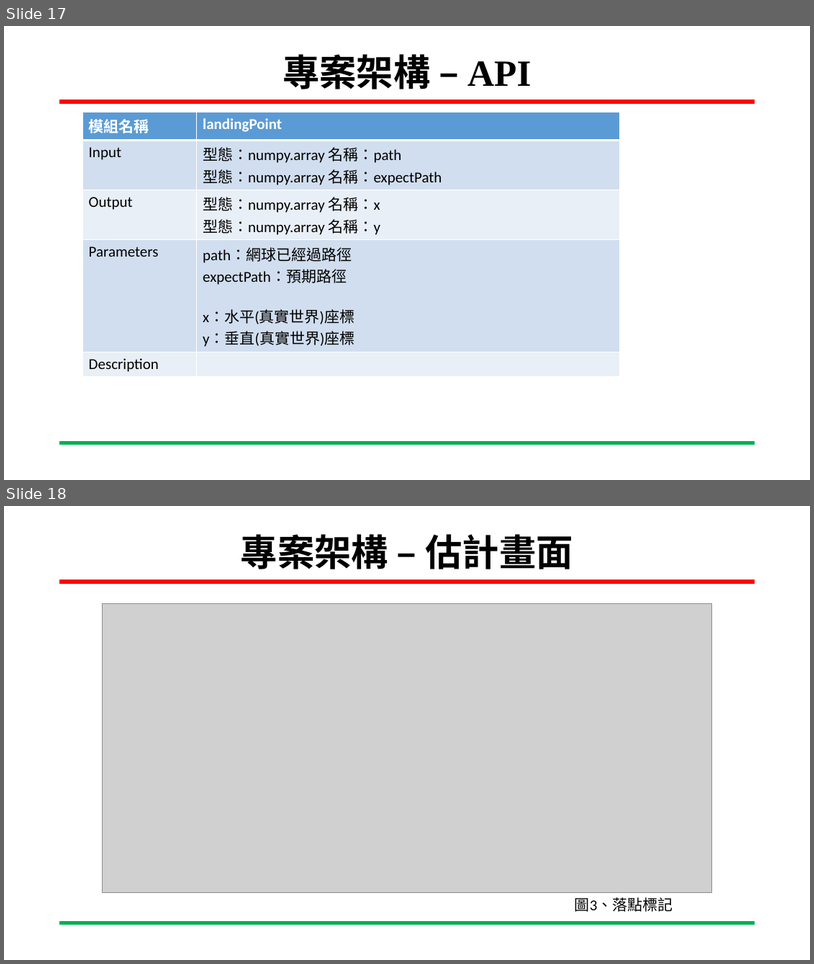
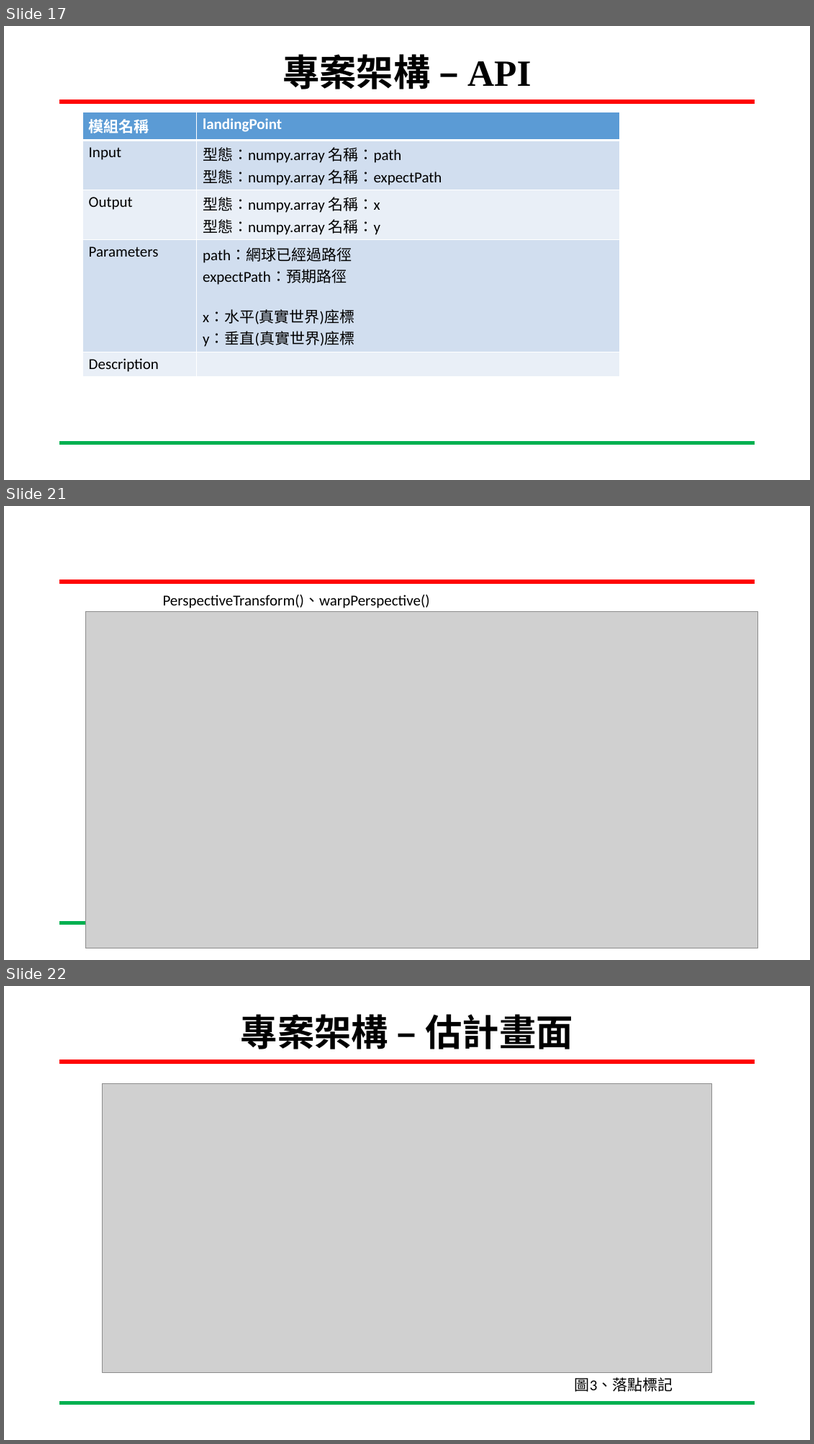
Before and after one commit to ing0331/111-2_Embedded-Image-Processing, a slide deck: 期末/嵌入式影像處理_期末0517.pptx. Shown one above the other, each under a label of ours: slides 17 and 18 before the commit, slides 17, 21 and 22 after it; the slides between them are not shown. The pictures are 814x964 and 814x1444 pixels, drawn with LibreOffice and Linux fonts; fonts in the diff are those of the drawing; grey boxes stand for pictures; background and template pictures are left out. Boxes give left, top, right and bottom in pixels: in the first picture for what was removed or moved away, otherwise in the second. Text is boxed around its words. In the diff, an @@ line names an element or a change of style, - is before the commit and + after.

```diff
--- a/期末/嵌入式影像處理_期末0517.pptx
+++ b/期末/嵌入式影像處理_期末0517.pptx
@@ slide 21 added at (x1=4, y1=506, x2=810, y2=960), background #FFFFFF; not listed: 2 template elements that a slide beside it also shows @@
@@ picture added at (x1=85, y1=612, x2=759, y2=948) @@
@@ text added at (x1=163, y1=595, x2=430, y2=608), 18 pt, text #000000 @@
+PerspectiveTransform()、warpPerspective()
@@ what was slide 18 is now slide 22 @@
```
Also in this commit, not shown: 3 other slides added, 4 other files.
